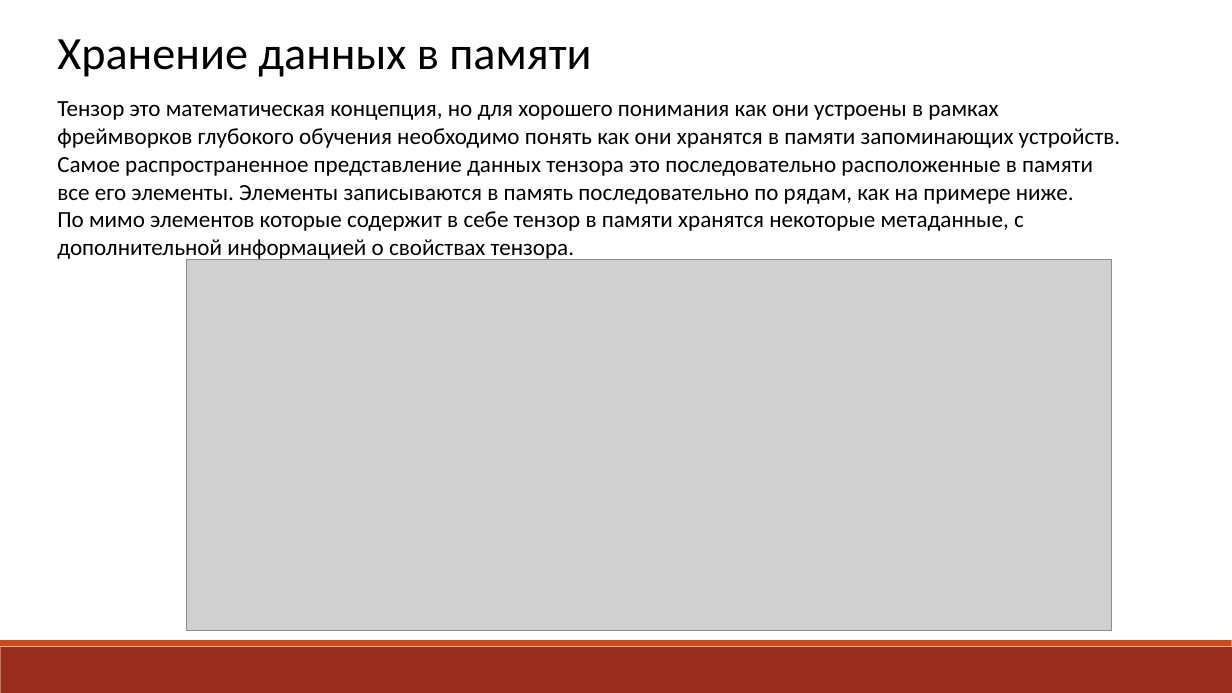
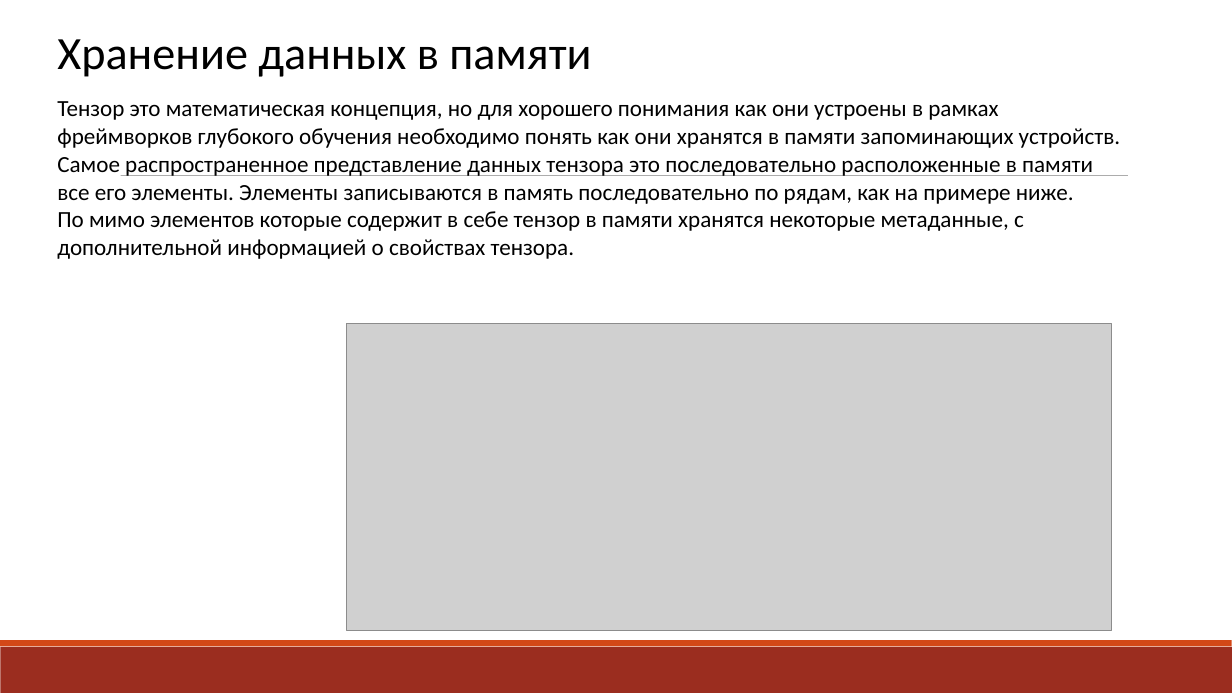
Before and after one commit to box1t/poor_monk, a slide deck: slide 6 of 7th_term/about_ai_course/ml/exam-frameworks/Лекция 8-тензоры.pptx (slide 11 before the commit). Drawn at 1232x693 pixels with LibreOffice and Linux fonts; fonts in the diff are those of the drawing; grey boxes stand for pictures. Boxes give left, top, right and bottom in pixels: in the first picture for what was removed or moved away, otherwise in the second. Text is boxed around its words. In the diff, an @@ line names an element or a change of style, - is before the commit and + after.

```diff
--- a/7th_term/about_ai_course/ml/exam-frameworks/Лекция 8-тензоры.pptx
+++ b/7th_term/about_ai_course/ml/exam-frameworks/Лекция 8-тензоры.pptx
@@ line added from (120, 176) to (1128, 176), #808080 0.5 pt @@
@@ picture: place and size @@
-picture at <box>187,259,1112,630</box>
+picture at <box>347,323,1112,630</box>
```
Also in this commit, not shown: 15 other slides changed, 1 slide added, 10 slides removed, 40 other files.
